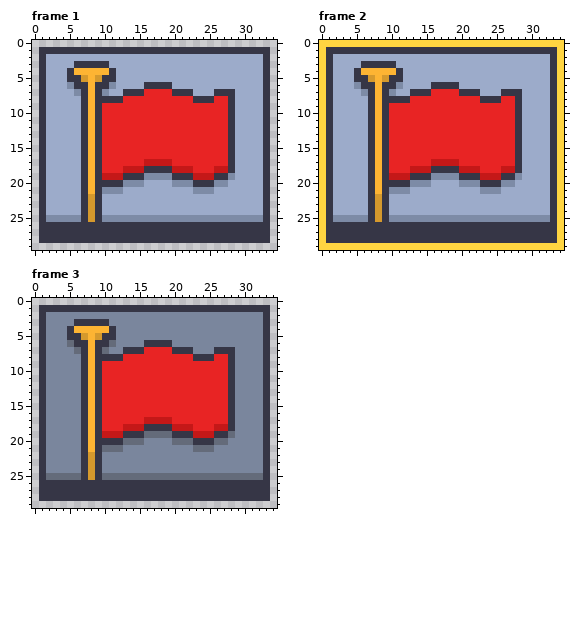
Edited in one commit: pixel-art file (sprites/red-flag.aseprite). The picture above is the old version.
35x30 pixels, 3 frames. Shown: frame 1, frame 2, frame 3.
After:
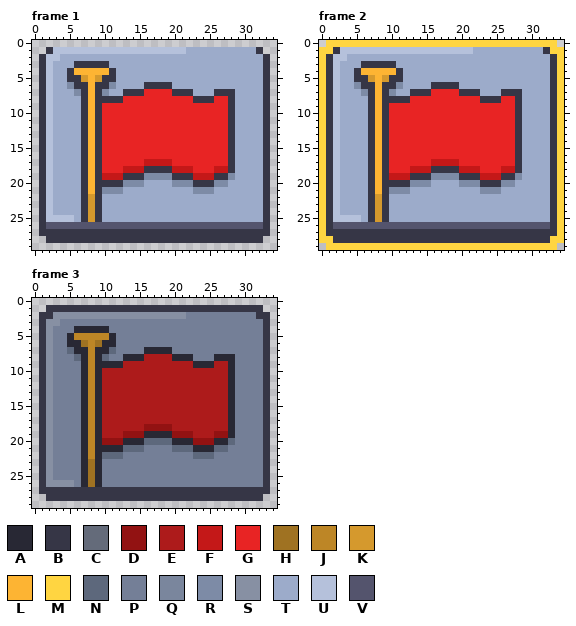
Palette (. is transparent): A #282834  B #363646  C #646b7a  D #921212  E #ad1b1b  F #c41818  G #e82424  H #9f7222  J #bd8626  K #d5992d  L #fdb433  M #ffd541  N #5d687c  P #747f97  Q #7a869d  R #7d8ba6  S #8790a3  T #9cabca  U #b5c1db  V #54546d
The exact change:
layer "Layer 3" added
layer "Layer 1" added
layer "Flattened" removed
Changed rows in their new state; - is an unchanged pixel.
Frame 1:
first column x 1:
 1 .-UUUUUUUUUUUUUUUUUUUTTTTTTTTTT-.
 2 -UU------------------------------
 3 -U-------------------------------
 4 -U-------------------------------
 5 -U-------------------------------
 6 -U-------------------------------
 7 -U-------------------------------
 8 -U-------------------------------
 9 -U-------------------------------
10 -U-------------------------------
11 -U-------------------------------
12 -U-------------------------------
13 -U-------------------------------
14 -U-------------------------------
15 -U-------------------------------
16 -U-------------------------------
17 -U-------------------------------
18 -U-------------------------------
19 -U-------------------------------
20 -U-------------------------------
21 -U-------------------------------
22 -U-------------------------------
23 -U-------------------------------
24 -U-------------------------------
25 -UUUUT---TTTTTTTTTTTTTTTTTTTTTTT-
26 -VVVVVVVVVVVVVVVVVVVVVVVVVVVVVVV-
28 .-------------------------------.
Frame 2:
first column x 0:
 0 .---------------------------------.
 1 -M-UUUUUUUUUUUUUUUUUUUTTTTTTTTTT-M-
 2 --UU-------------------------------
 3 --U--------------------------------
 4 --U--------------------------------
 5 --U--------------------------------
 6 --U--------------------------------
 7 --U--------------------------------
 8 --U--------------------------------
 9 --U--------------------------------
10 --U--------------------------------
11 --U--------------------------------
12 --U--------------------------------
13 --U--------------------------------
14 --U--------------------------------
15 --U--------------------------------
16 --U--------------------------------
17 --U--------------------------------
18 --U--------------------------------
19 --U--------------------------------
20 --U--------------------------------
21 --U--------------------------------
22 --U--------------------------------
23 --U--------------------------------
24 --U--------------------------------
25 --UUUUT---TTTTTTTTTTTTTTTTTTTTTTT--
26 --VVVVVVVVVVVVVVVVVVVVVVVVVVVVVVV--
28 -M-------------------------------M-
29 .---------------------------------.
Frame 3:
first column x 1:
 1 .-------------------------------.
 2 -BSSSSSSSSSSSSSSSSSSSPPPPPPPPPPB-
 3 -SSPPPPPPPPPPPPPPPPPPPPPPPPPPPPP-
 4 -SPPPAAAAAPPPPPPPPPPPPPPPPPPPPPP-
 5 -SPPAJJJJJAPPPPPPPPPPPPPPPPPPPPP-
 6 -SPPAAHJHAAPPPPPPPPPPPPPPPPPPPPP-
 7 -SPPNAAJAANPPPPAAAAPPPPPPPPPPPPP-
 8 -SPPPNAJANPPAAAEEEEAAAPPPAAAPPPP-
 9 -SPPPPAJAAAAEEEEEEEEEEAAAEEAPPPP-
10 -SPPPPAJAEEEEEEEEEEEEEEEEEEAPPPP-
11 -SPPPPAJAEEEEEEEEEEEEEEEEEEAPPPP-
12 -SPPPPAJAEEEEEEEEEEEEEEEEEEAPPPP-
13 -SPPPPAJAEEEEEEEEEEEEEEEEEEAPPPP-
14 -SPPPPAJAEEEEEEEEEEEEEEEEEEAPPPP-
15 -SPPPPAJAEEEEEEEEEEEEEEEEEEAPPPP-
16 -SPPPPAJAEEEEEEEEEEEEEEEEEEAPPPP-
17 -SPPPPAJAEEEEEEEEEEEEEEEEEEAPPPP-
18 -SPPPPAJAEEEEEEDDDDEEEEEEEEAPPPP-
19 -SPPPPAJAEEEDDDAAAADDDEEEDDAPPPP-
20 -SPPPPAJADDDAAANNNNAAADDDAANPPPP-
21 -SPPPPAJAAAANNNPPPPNNNAAANNPPPPP-
22 -SPPPPAJANNNPPPPPPPPPPNNNPPPPPPP-
23 -SPPPPAHAPPPPPPPPPPPPPPPPPPPPPPP-
24 -SPPPPAHAPPPPPPPPPPPPPPPPPPPPPPP-
25 -SPPPPAHAPPPPPPPPPPPPPPPPPPPPPPP-
26 -SSSSPAHAPPPPPPPPPPPPPPPPPPPPPPP-
28 .-------------------------------.
